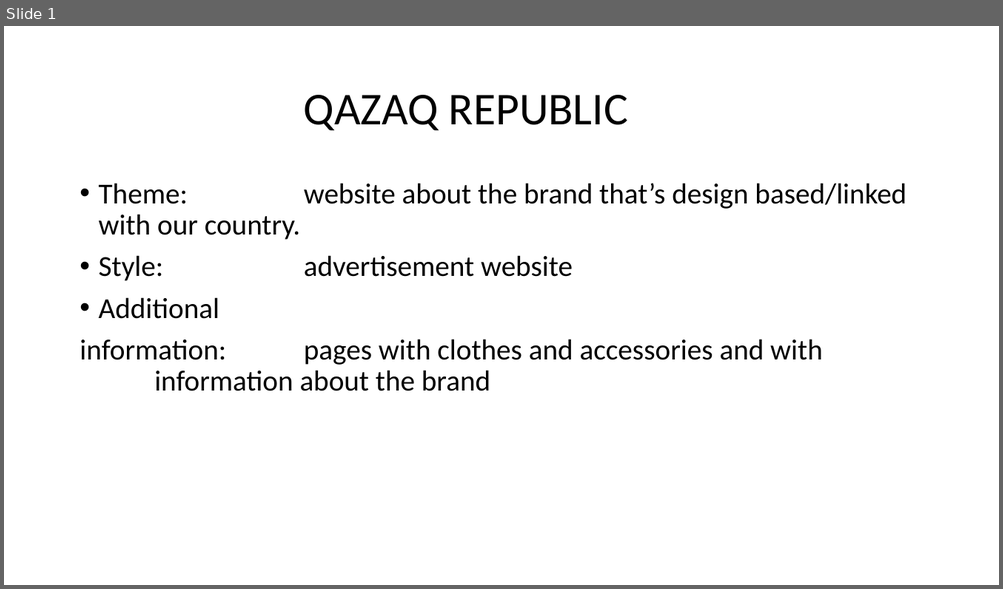
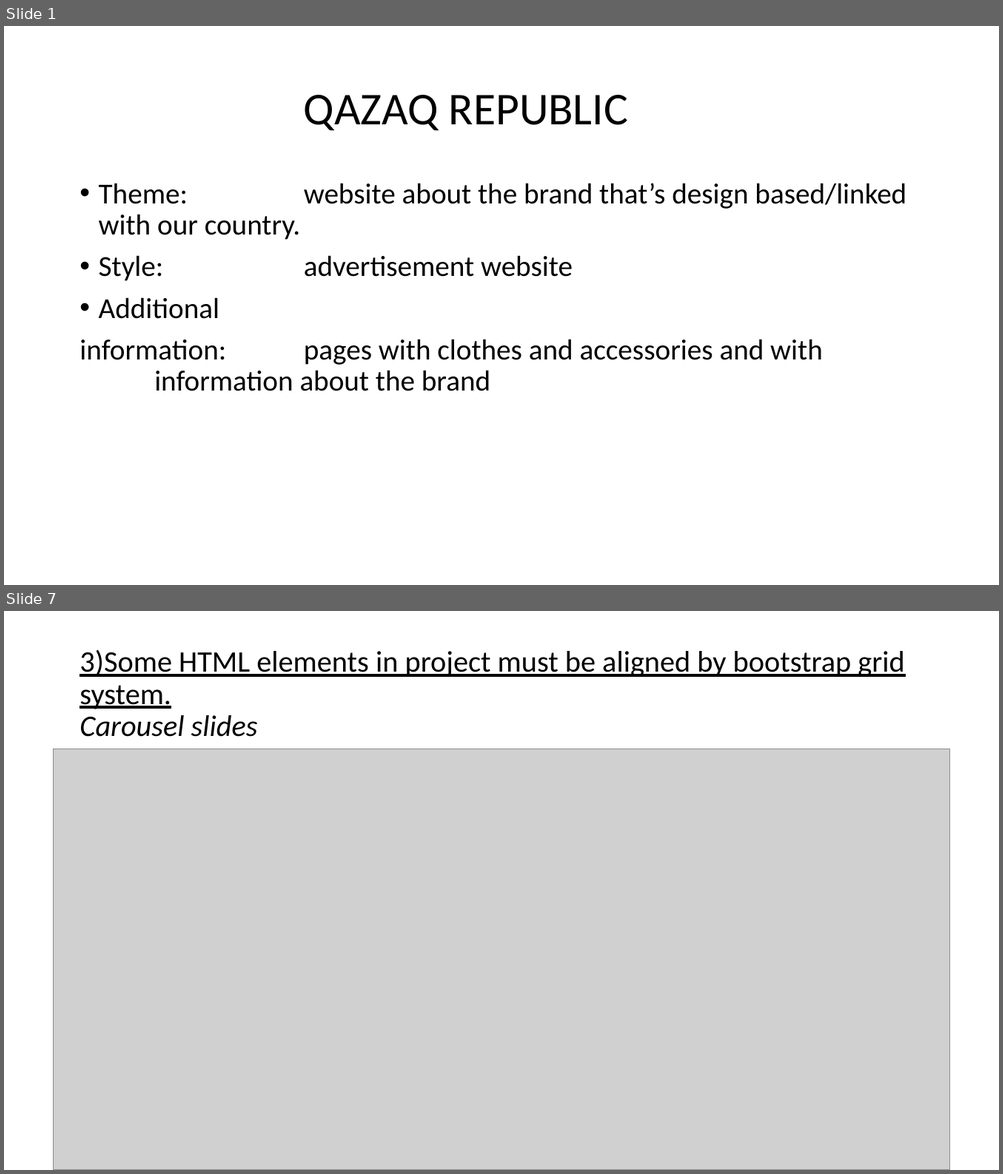
Before and after one commit to tanbayevagulnara/project-2, a slide deck: project2.pptx. Shown one above the other, each under a label of ours: slide 1 before the commit, slides 1 and 7 after it; the slides between them are not shown. The pictures are 1003x589 and 1003x1174 pixels, drawn with LibreOffice and Linux fonts; fonts in the diff are those of the drawing; grey boxes stand for pictures. Boxes give left, top, right and bottom in pixels: in the first picture for what was removed or moved away, otherwise in the second. Text is boxed around its words. In the diff, an @@ line names an element or a change of style, - is before the commit and + after.

```diff
--- a/project2.pptx
+++ b/project2.pptx
@@ slide 7 added at (4,611,999,1170), background #FFFFFF @@
@@ title added at (79,649,904,737), 28.8 pt, text #000000, underline @@
+3)Some HTML elements in project must be aligned by bootstrap grid system.
+Carousel slides
@@ picture added at (54,749,949,1170) @@
```
Also in this commit, not shown: 25 other slides added, 2 slides removed, 4 other files.
